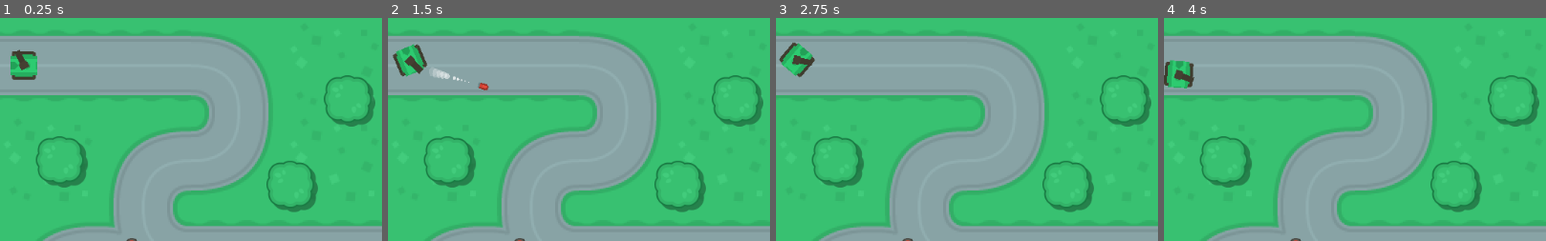
Above: before the commit, frames 1-4 (left to right).
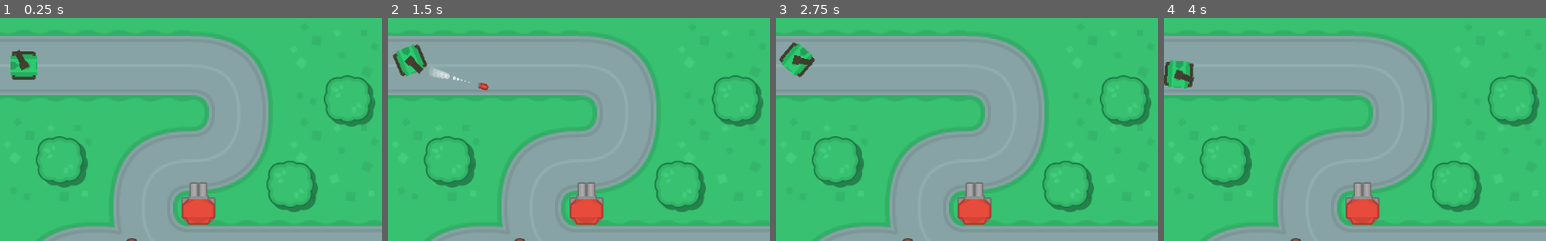
Above: after the commit, the same moments.

Repository: AnaTorres61/rogue-tank
Game: Godot game, scene res://scenes/test_area.tscn
Two runs of this game, one before a commit and one after it. Both use one fixed random seed, a clock stepped at 60 frames per second and the inputs below.
Inputs (mouse positions are % of the whole screen's width and height, from its top left):
- Up to frame 1 (0.25 s): no input
- Up to frame 2 (1.5 s): tap Enter at 0.5 s; move the mouse to (72, 45) at 0.52 s; hold Right (ui_right) 0.53-1.28 s; tap Space at 1.25 s; move the mouse to (30, 55) at 1.27 s; hold Down (ui_down) from 1.28 s (still down)
- Up to frame 3 (2.75 s): move the mouse to (60, 28) at 2.02 s; release Down (ui_down) at 2.03 s; hold Right (ui_right) from 2.03 s (still down)
- Up to frame 4 (4 s): move the mouse to (45, 70) at 2.77 s; release Right (ui_right) at 2.78 s; hold Up (ui_up) 2.78-3.53 s; move the mouse to (80, 65) at 3.52 s; hold Left (ui_left) from 3.53 s (still down)
The pictures show only the part of the screen within x 0-50%, y 0-50%; the shares and areas given below are measured in that part.

The runs differ from the first frame. In frame 1, 1.3% of the frame differs, in the area x 47-57%, y 73-93%; in frame 2, 1.3%; in frame 3, 1.3%; in frame 4, 1.3%.

Commit message:
add first enemy (turret)

Diff:
--- a/scenes/test_area.tscn
+++ b/scenes/test_area.tscn
@@ -7,6 +7,9 @@
 [ext_resource path="res://scenes/barrelBlack_top.tscn" type="PackedScene" id=5]
 [ext_resource path="res://scenes/treeGreen_large.tscn" type="PackedScene" id=6]
 [ext_resource path="res://scenes/oilSpill_large.tscn" type="PackedScene" id=7]
+[ext_resource path="res://scripts/turret_01.gd" type="Script" id=8]
+[ext_resource path="res://sprites/enemy/towerDefense_tile228.png" type="Texture" id=9]
+[ext_resource path="res://sprites/enemy/towerDefense_tile250.png" type="Texture" id=10]
 
 [sub_resource type="RectangleShape2D" id=1]
 
@@ -17,6 +20,16 @@
 
 custom_solver_bias = 0.0
 extents = Vector2( 621.596, 8.56023 )
+
+[sub_resource type="CircleShape2D" id=3]
+
+custom_solver_bias = 0.0
+radius = 22.3067
+
+[sub_resource type="CircleShape2D" id=4]
+
+custom_solver_bias = 0.0
+radius = 201.0
 
 [node name="test_area" type="Node" index="0"]
 
@@ -79,6 +92,7 @@
 
 [node name="walls" type="StaticBody2D" parent="." index="2"]
 
+editor/display_folded = true
 position = Vector2( 305.644, 100.211 )
 input_pickable = false
 collision_layer = 4
@@ -118,6 +132,8 @@
 
 [node name="obstacles" type="Node2D" parent="." index="3"]
 
+editor/display_folded = true
+
 [node name="crateWood" parent="obstacles" index="0" instance=ExtResource( 3 )]
 
 position = Vector2( 1079.83, 694.079 )
@@ -239,3 +255,73 @@
 [node name="oilSpill_large2" parent="obstacles" index="26" instance=ExtResource( 7 )]
 
 position = Vector2( 827.36, 452.239 )
+
+[node name="turret_01" type="StaticBody2D" parent="." index="4"]
+
+position = Vector2( 265.834, 259.017 )
+input_pickable = false
+collision_layer = 0
+collision_mask = 1
+constant_linear_velocity = Vector2( 0, 0 )
+constant_angular_velocity = 0.0
+friction = 1.0
+bounce = 0.0
+script = ExtResource( 8 )
+_sections_unfolded = [ "Collision" ]
+__meta__ = {
+"_edit_group_": true
+}
+
+[node name="sprite" type="Sprite" parent="turret_01" index="0"]
+
+texture = ExtResource( 9 )
+_sections_unfolded = [ "Transform" ]
+
+[node name="poly" type="CollisionPolygon2D" parent="turret_01" index="1"]
+
+build_mode = 0
+polygon = PoolVector2Array( -23.1643, -17.9576, -23.1643, 9.18053, -14.3287, 18.0162, 13.9139, 18.0162, 22.9074, 9.65387, 22.9074, -17.9576 )
+
+[node name="cannon" type="Area2D" parent="turret_01" index="2"]
+
+editor/display_folded = true
+input_pickable = true
+gravity_vec = Vector2( 0, 1 )
+gravity = 98.0
+linear_damp = 0.1
+angular_damp = 1.0
+collision_layer = 2
+collision_mask = 0
+audio_bus_override = false
+audio_bus_name = "Master"
+_sections_unfolded = [ "Collision", "Transform" ]
+
+[node name="sprite" type="Sprite" parent="turret_01/cannon" index="0"]
+
+texture = ExtResource( 10 )
+offset = Vector2( -0.185455, -9.98534 )
+_sections_unfolded = [ "Transform" ]
+
+[node name="shape" type="CollisionShape2D" parent="turret_01/cannon" index="1"]
+
+shape = SubResource( 3 )
+
+[node name="sensor" type="Area2D" parent="turret_01" index="3"]
+
+input_pickable = true
+gravity_vec = Vector2( 0, 1 )
+gravity = 98.0
+linear_damp = 0.1
+angular_damp = 1.0
+collision_layer = 0
+audio_bus_override = false
+audio_bus_name = "Master"
+_sections_unfolded = [ "Collision" ]
+
+[node name="shape" type="CollisionShape2D" parent="turret_01/sensor" index="0"]
+
+shape = SubResource( 4 )
+
+[connection signal="body_entered" from="turret_01/sensor" to="turret_01" method="_on_sensor_body_entered"]
+
+[connection signal="body_exited" from="turret_01/sensor" to="turret_01" method="_on_sensor_body_exited"]
--- /dev/null
+++ b/scripts/turret_01.gd
@@ -0,0 +1,20 @@
+extends StaticBody2D
+
+
+
+func _ready():
+
+	pass
+
+#func _process(delta):
+#	# Called every frame. Delta is time since last frame.
+#	# Update game logic here.
+#	pass
+
+
+func _on_sensor_body_entered(body):
+	pass # replace with function body
+
+
+func _on_sensor_body_exited(body):
+	pass # replace with function body
Not shown: 1 places in scenes/test_area.tscn that only renumber resources
Binary file added: sprites/enemy/towerDefense_tile019.png
Not shown, added: sprites/enemy/towerDefense_tile019.png.import
Binary file added: sprites/enemy/towerDefense_tile020.png
Not shown, added: sprites/enemy/towerDefense_tile020.png.import
Binary file added: sprites/enemy/towerDefense_tile021.png
Not shown, added: sprites/enemy/towerDefense_tile021.png.import
Binary file added: sprites/enemy/towerDefense_tile130.png
Not shown, added: sprites/enemy/towerDefense_tile130.png.import
Binary file added: sprites/enemy/towerDefense_tile131.png
Not shown, added: sprites/enemy/towerDefense_tile131.png.import
Binary file added: sprites/enemy/towerDefense_tile132.png
(and 67 more such lines)
